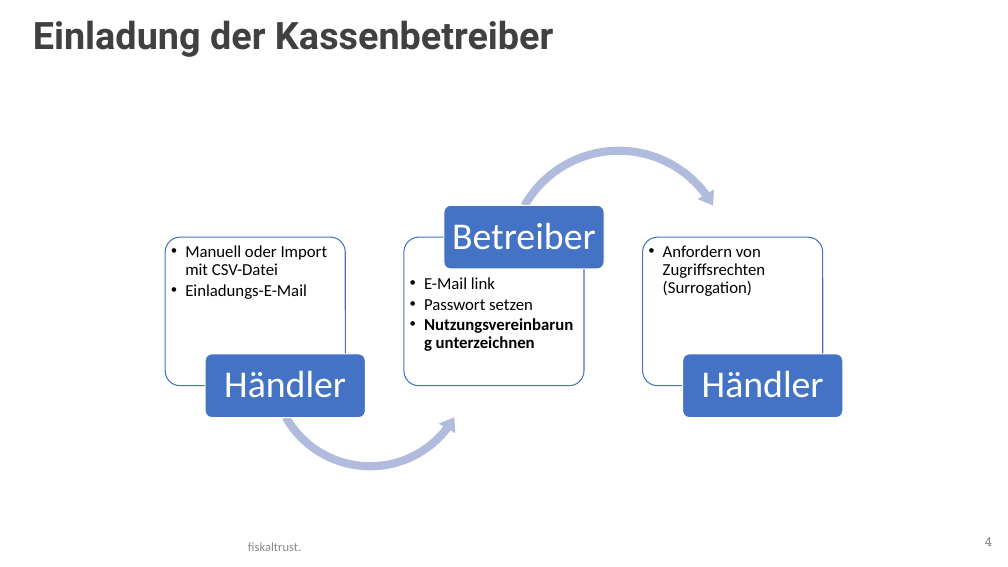
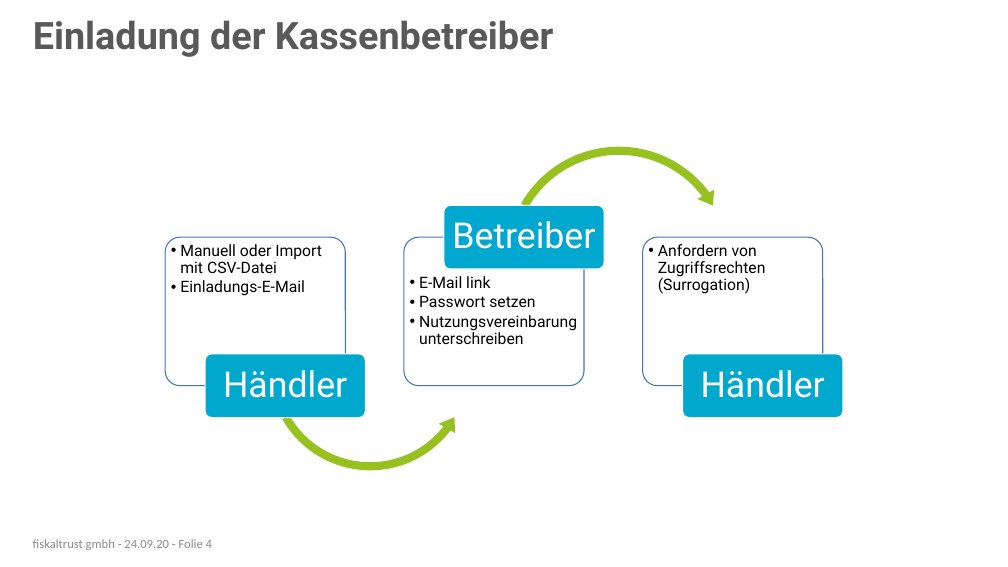
Before and after one commit to fiskaltrust/productdescription-de-doc, a slide deck: slide 4 of for-posdealers/presentation/tech/media/posdealer-tech-rollout.pptx. Drawn at 1008x567 pixels with LibreOffice and Linux fonts; fonts in the diff are those of the drawing; background and template pictures are left out. Boxes give left, top, right and bottom in pixels: in the first picture for what was removed or moved away, otherwise in the second. Text is boxed around its words. In the diff, an @@ line names an element or a change of style, - is before the commit and + after.

```diff
--- a/for-posdealers/presentation/tech/media/posdealer-tech-rollout.pptx
+++ b/for-posdealers/presentation/tech/media/posdealer-tech-rollout.pptx
@@ title "Einladung der Kassenbetreiber" at (x1=33, y1=20, x2=553, y2=57): text colour #404040 to #595959 @@
@@ circular arrow at (x1=501, y1=141, x2=737, y2=377): fill #B0BCDE to #96C11F @@
@@ rounded rectangle at (x1=444, y1=206, x2=604, y2=269): fill #4472C4 to #00A7CE @@
@@ text "Manuell oder Import mit CSV-Datei" at (x1=180, y1=244, x2=322, y2=296): size 16 to 15 pt, font Calibri to Roboto; indent changed @@
@@ left circular arrow at (x1=264, y1=263, x2=476, y2=476): fill #B0BCDE to #96C11F @@
@@ text "Anfordern von Zugriffsrechten (Surrogation)" at (x1=658, y1=244, x2=766, y2=294): size 16 to 15 pt, font Calibri to Roboto; indent changed @@
@@ text at (x1=419, y1=276, x2=535, y2=307): size 16 to 15 pt, font Calibri to Roboto in "E-Mail link", "Passwort setzen"; indent changed @@
@@ text at (x1=419, y1=315, x2=577, y2=344): text changed; size 16 to 15 pt; font Calibri to Roboto; bold off @@
-  • Nutzungsvereinbarung unterzeichnen
+  • Nutzungsvereinbarung unterschreiben
@@ rounded rectangle at (x1=205, y1=354, x2=365, y2=417): fill #4472C4 to #00A8CE @@
@@ rounded rectangle at (x1=683, y1=354, x2=843, y2=417): fill #4472C4 to #00A8CE @@
@@ size 36 to 34 pt, font Calibri to Roboto in 3 elements at (x1=223, y1=370, x2=347, y2=398), (x1=452, y1=221, x2=595, y2=249), (x1=701, y1=370, x2=825, y2=398) @@
@@ text added at (x1=33, y1=539, x2=212, y2=550), 12 pt, text #8C8C8C @@
+fiskaltrust gmbh - 24.09.20 - Folie 4
@@ page number removed at (x1=985, y1=537, x2=992, y2=546) @@
-4
@@ text removed at (x1=248, y1=542, x2=301, y2=551) @@
-fiskaltrust.
```
Also in this commit, not shown: 21 other slides changed, 1 slide added.
